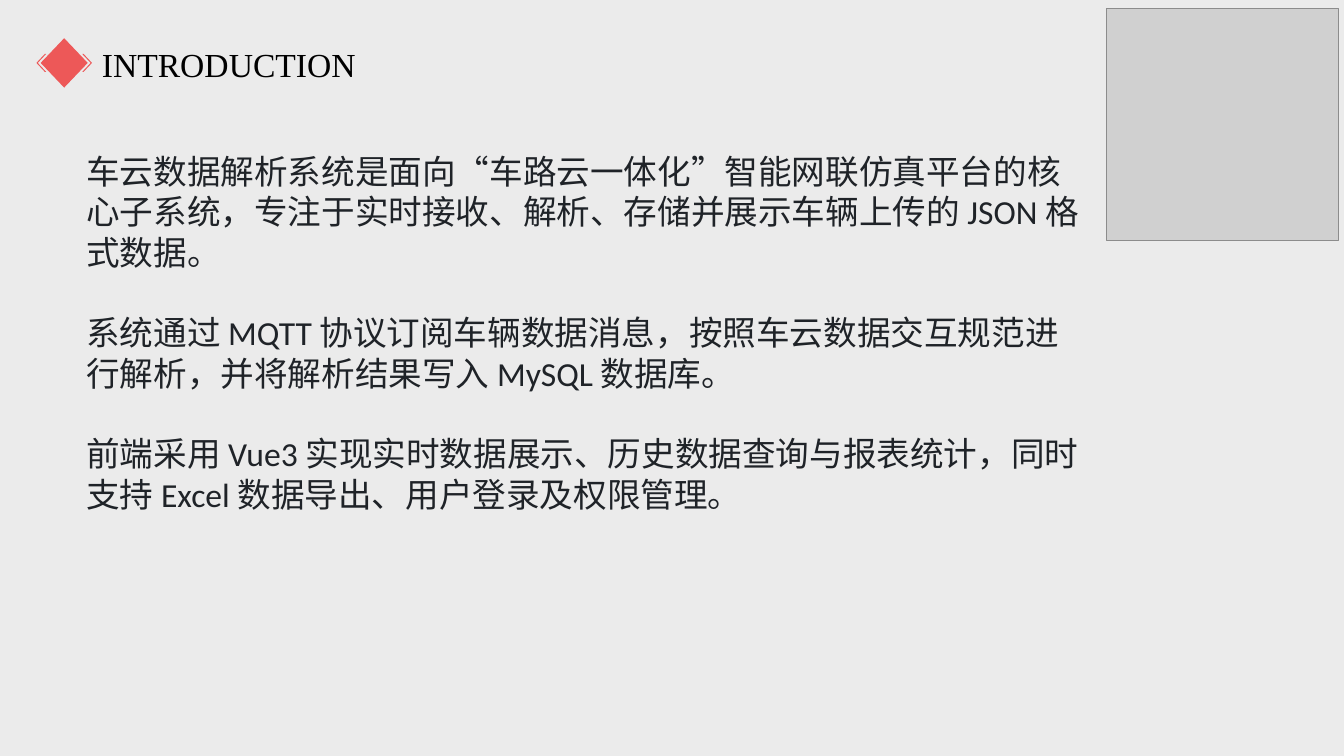
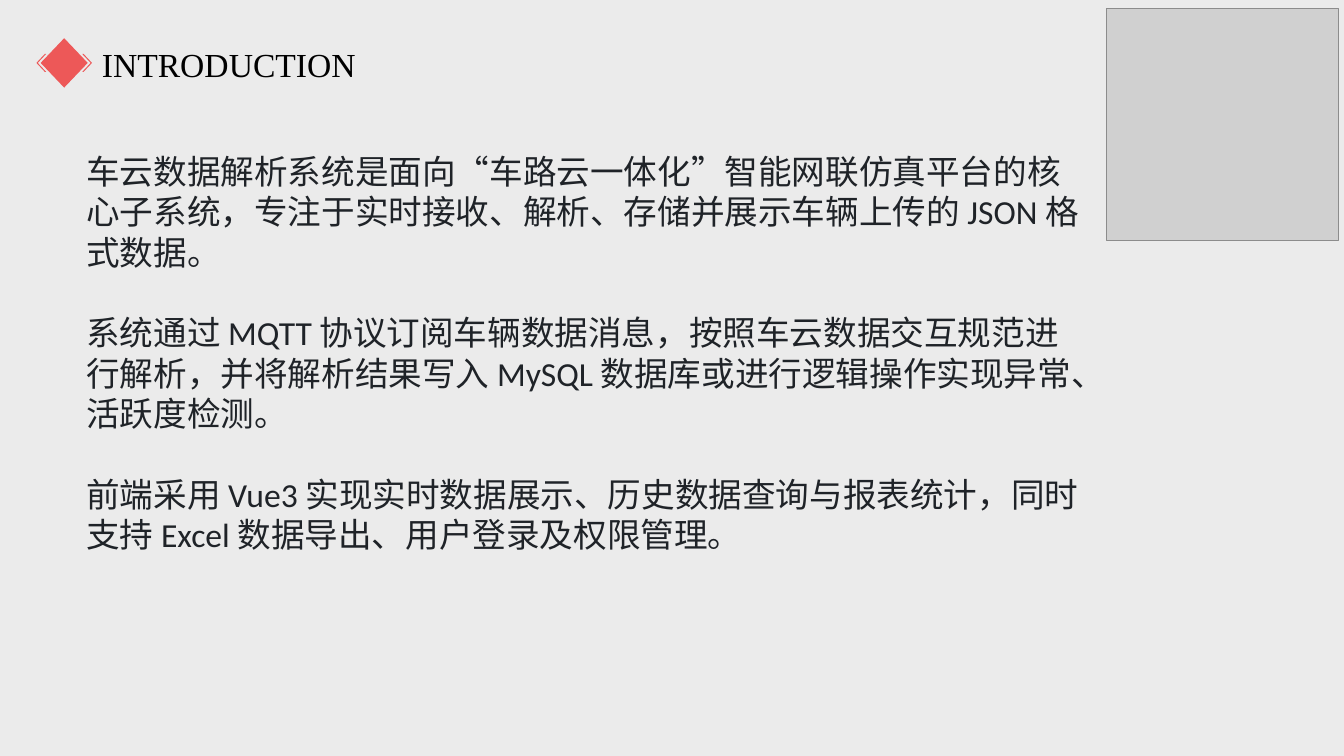
Before and after one commit to Painnb/jiulongpo-slayer, a slide deck: slide 2 of 实训项目中期汇报.pptx. Drawn at 1344x756 pixels with LibreOffice and Linux fonts; fonts in the diff are those of the drawing; grey boxes stand for pictures. Boxes give left, top, right and bottom in pixels: in the first picture for what was removed or moved away, otherwise in the second. Text is boxed around its words. In the diff, an @@ line names an element or a change of style, - is before the commit and + after.

Commit message:
docs 更改了异常检测逻辑

```diff
--- a/实训项目中期汇报.pptx
+++ b/实训项目中期汇报.pptx
@@ text at (86, 316, 1105, 429): text changed @@
-系统通过 MQTT 协议订阅车辆数据消息，按照车云数据交互规范进行解析，并将解析结果写入 MySQL 数据库。
+系统通过 MQTT 协议订阅车辆数据消息，按照车云数据交互规范进行解析，并将解析结果写入 MySQL 数据库或进行逻辑操作实现异常、活跃度检测。
```
Also in this commit, not shown: 5 other slides changed, 2 slides added, 1 other file.
